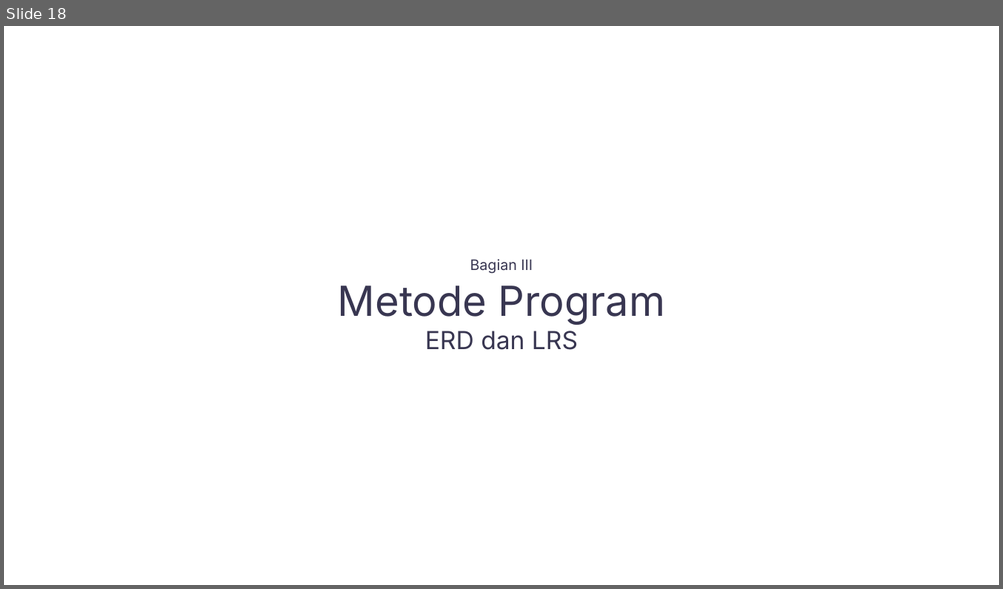
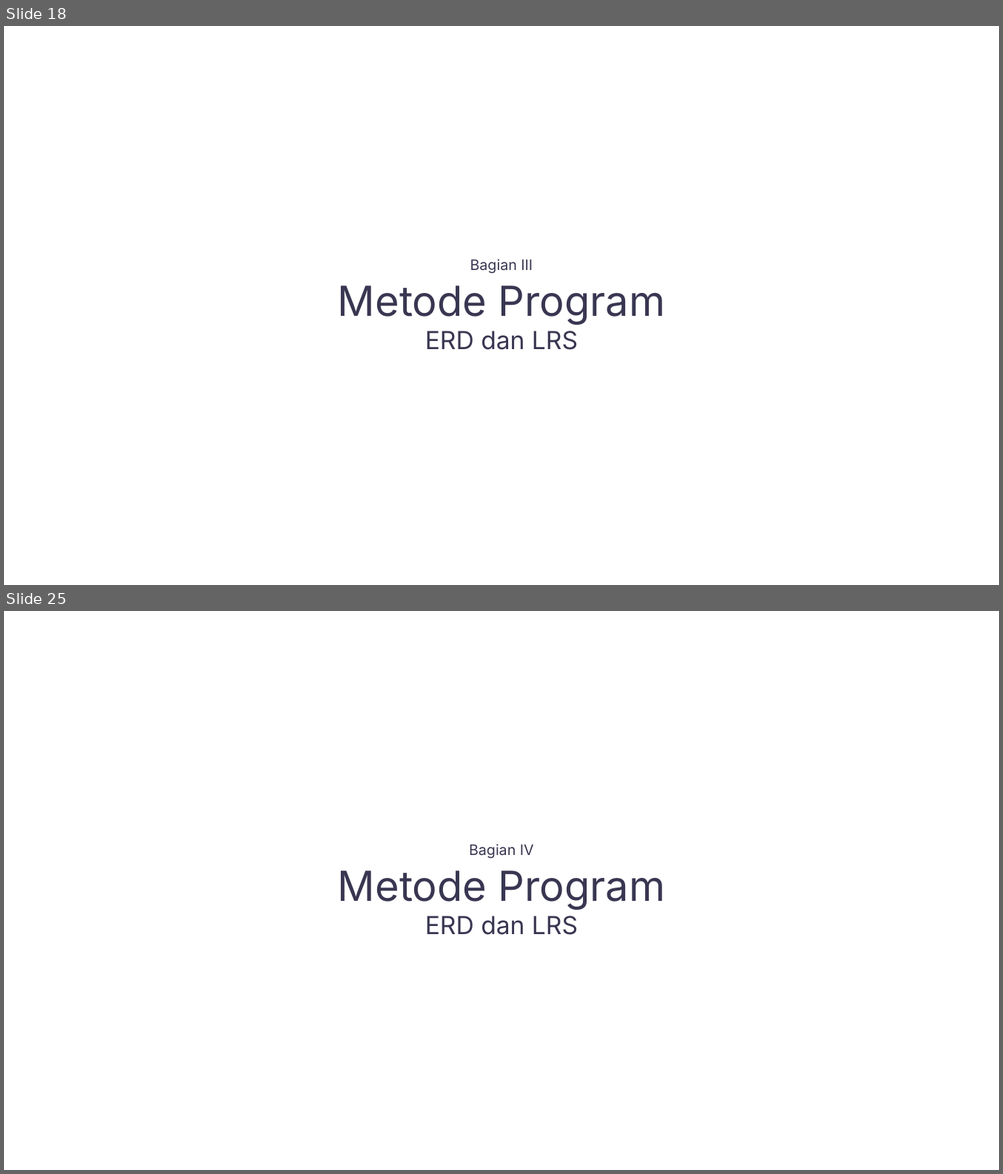
Before and after one commit to andrr64/KeuanganKu, a slide deck: assets/presentasi/presentasi.pptx. Shown one above the other, each under a label of ours: slide 18 before the commit, slides 18 and 25 after it; the slides between them are not shown. The pictures are 1003x589 and 1003x1174 pixels, drawn with LibreOffice and Linux fonts; fonts in the diff are those of the drawing. Boxes give left, top, right and bottom in pixels: in the first picture for what was removed or moved away, otherwise in the second. Text is boxed around its words. In the diff, an @@ line names an element or a change of style, - is before the commit and + after.

```diff
--- a/assets/presentasi/presentasi.pptx
+++ b/assets/presentasi/presentasi.pptx
@@ slide 25 added at box(4, 611, 999, 1170), background #FFFFFF @@
@@ text added at box(469, 844, 534, 859), 14 pt, text #383651 @@
+Bagian IV
@@ text added at box(338, 871, 665, 935), 40 pt, text #383651 @@
+Metode Program
+ERD dan LRS
```
Also in this commit, not shown: 6 other slides added, 2 other files.
